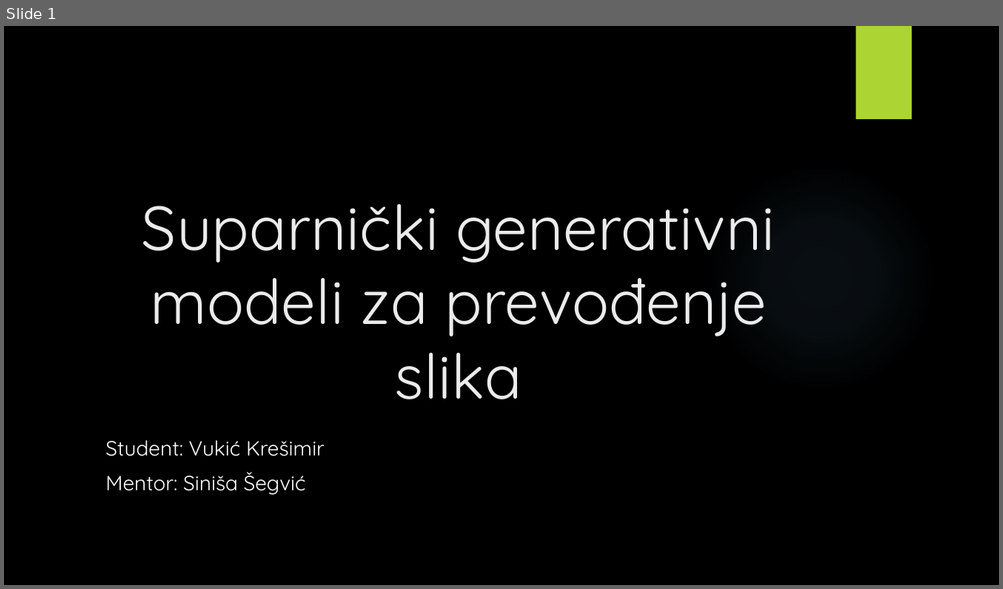
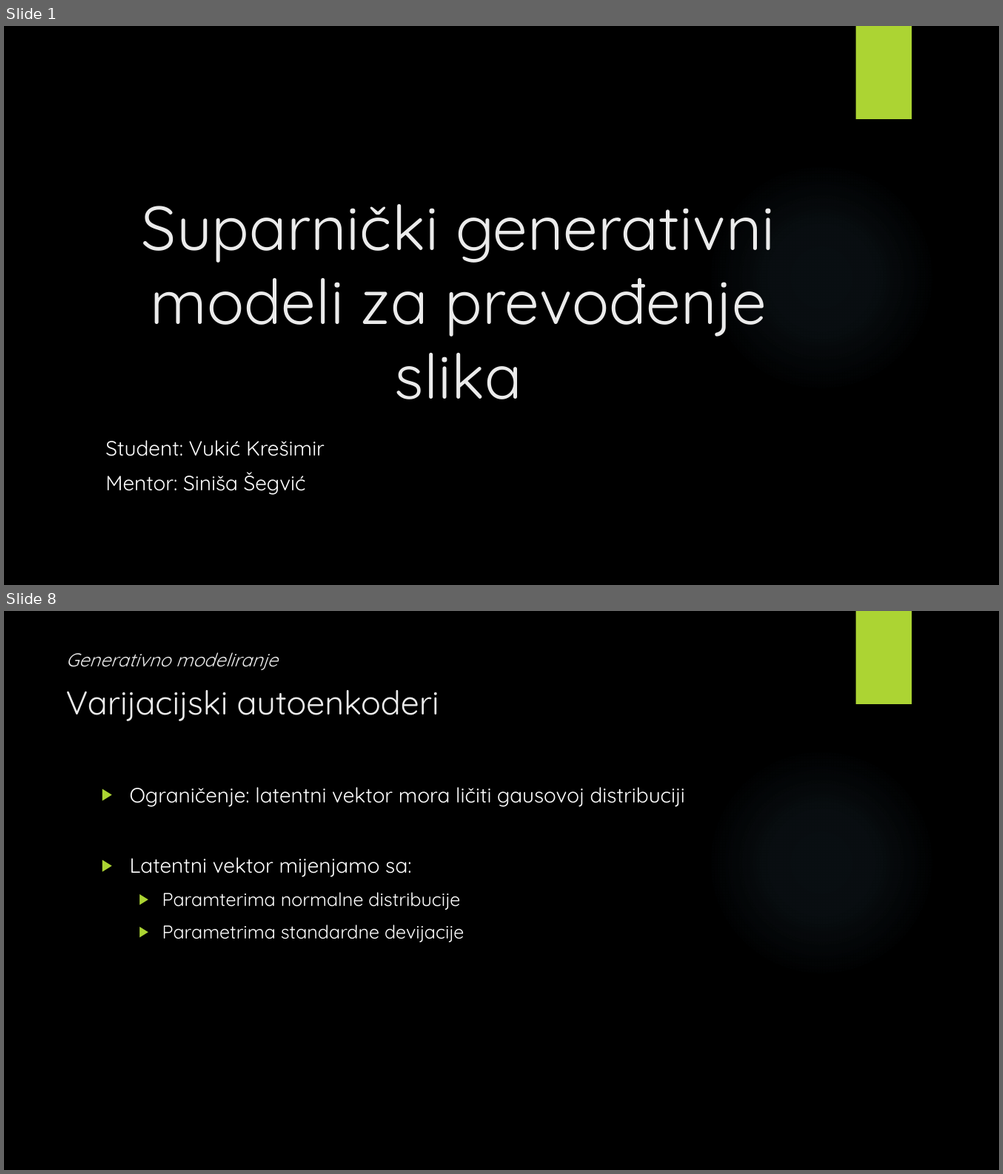
Before and after one commit to v-silverfin/fer-graduate-seminar, a slide deck: kvukic-seminar-presentation-2018.pptx. Shown one above the other, each under a label of ours: slide 1 before the commit, slides 1 and 8 after it; the slides between them are not shown. The pictures are 1003x589 and 1003x1174 pixels, drawn with LibreOffice and Linux fonts; fonts in the diff are those of the drawing; background and template pictures are left out. Boxes give left, top, right and bottom in pixels: in the first picture for what was removed or moved away, otherwise in the second. Text is boxed around its words. In the diff, an @@ line names an element or a change of style, - is before the commit and + after.

```diff
--- a/kvukic-seminar-presentation-2018.pptx
+++ b/kvukic-seminar-presentation-2018.pptx
@@ slide 8 added at <box>4,611,999,1170</box>, background picture (left out); not listed: 2 template elements that a slide beside it also shows @@
@@ text added at <box>66,652,278,670</box>, 18 pt, text #EBEBEB, italic @@
+Generativno modeliranje
@@ title added at <box>66,690,439,721</box>, 32 pt, text #EBEBEB @@
+Varijacijski autoenkoderi
@@ text added at <box>130,787,685,943</box>, 20 pt, text #FFFFFF @@
+▶ Ograničenje: latentni vektor mora ličiti gausovoj distribuciji
+▶ Latentni vektor mijenjamo sa:
+  ▶ Paramterima normalne distribucije
+  ▶ Parametrima standardne devijacije
```
Also in this commit, not shown: 5 slides changed, 18 other slides added, 4 slides removed, 2 other files.
